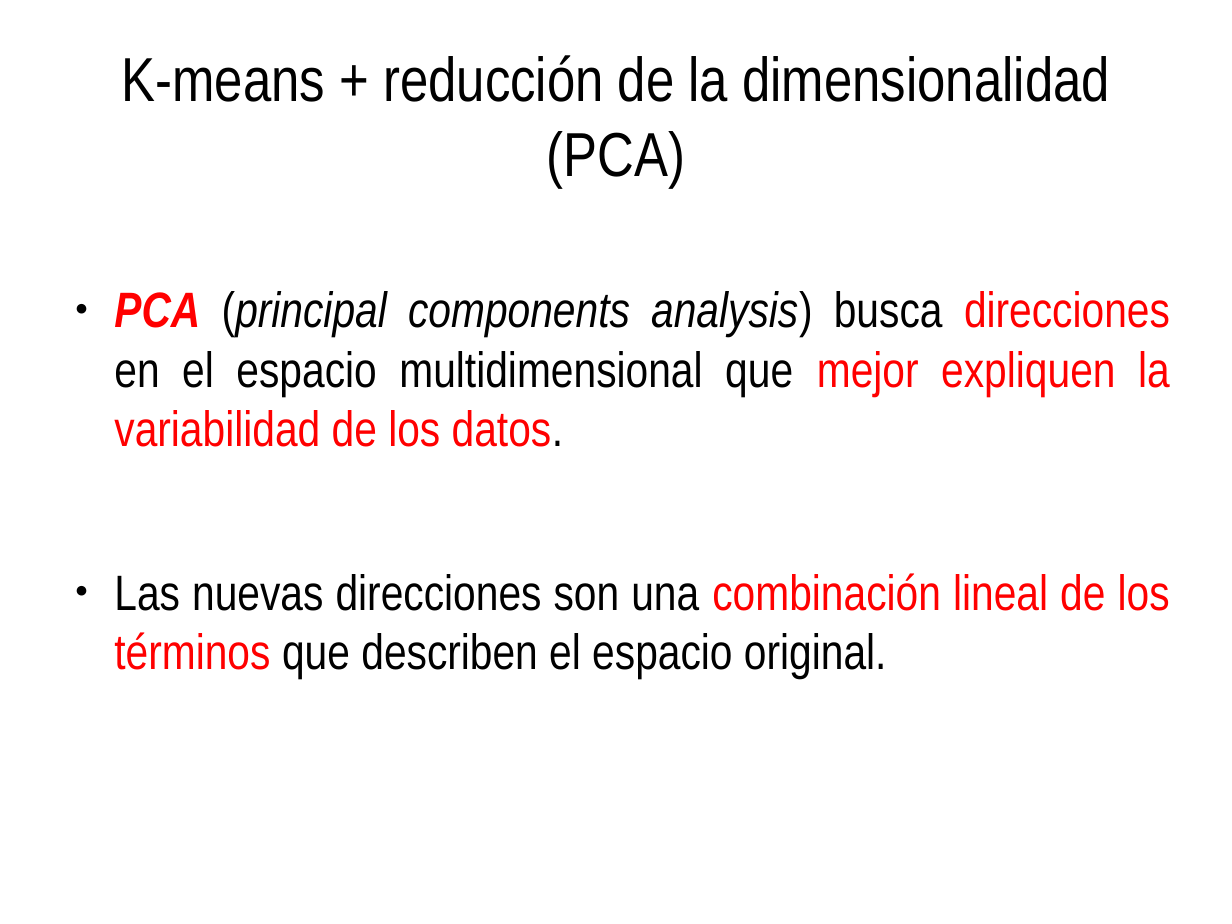
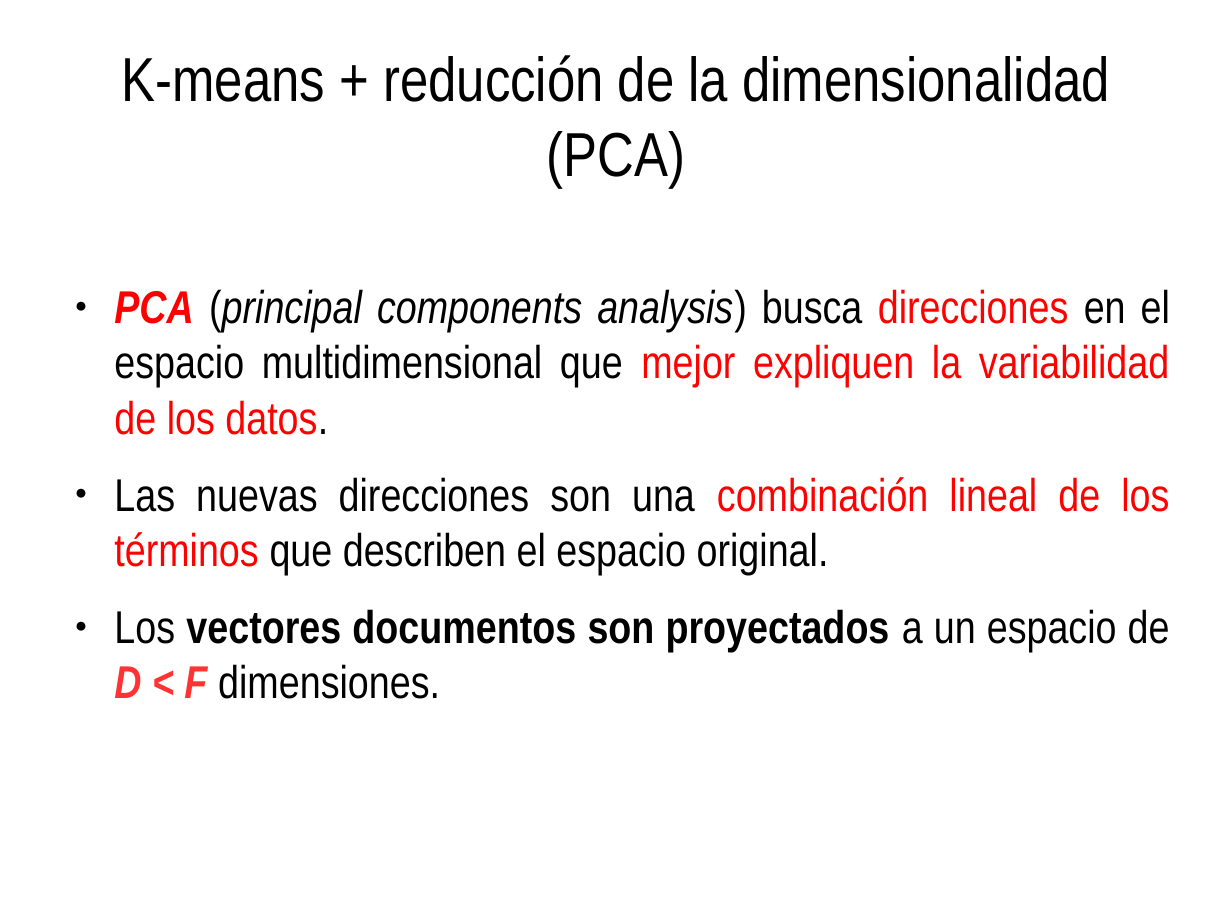
Before and after one commit to spinto88/Analisis_notas, a slide deck: slide 17 of Presentacion_analisis.odp. Drawn at 1232x924 pixels with LibreOffice and Linux fonts; fonts in the diff are those of the drawing. Boxes give left, top, right and bottom in pixels: in the first picture for what was removed or moved away, otherwise in the second. Text is boxed around its words. In the diff, an @@ line names an element or a change of style, - is before the commit and + after.

```diff
--- a/Presentacion_analisis.odp
+++ b/Presentacion_analisis.odp
@@ text at (114,289,1170,575): size 32 to 29.6 pt in "PCA (principal components analysis) busca direcciones en ...", "Las nuevas direcciones son una combinación lineal ..." @@
@@ text at (114,609,1170,699): paragraph added @@
+● Los vectores documentos son proyectados a un espacio de D < F dimensiones.
```
Also in this commit, not shown: 9 other slides changed, 6 slides added, 9 other files.
